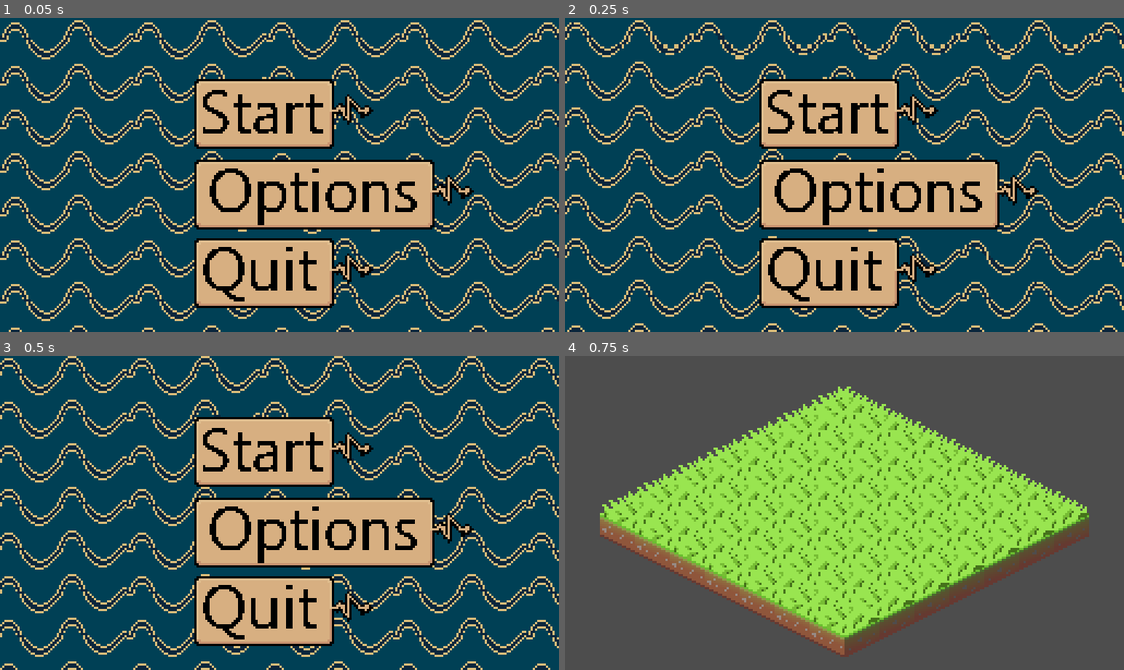
Above: before the commit, frames 1-4 (two rows, left to right).
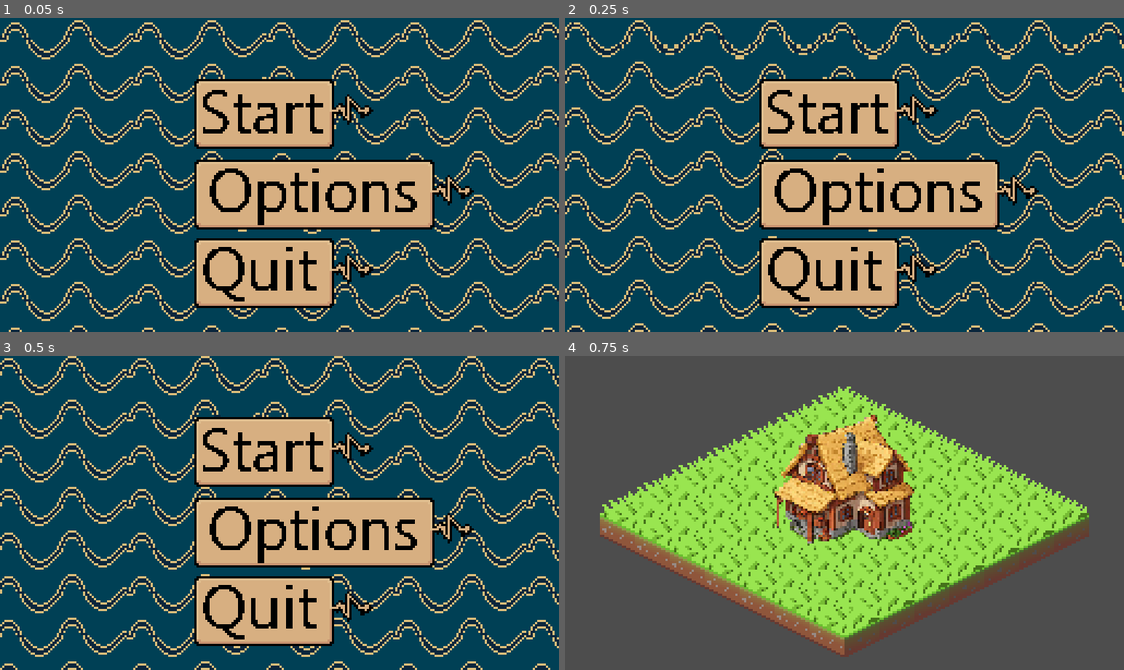
Above: after the commit, the same moments.

Repository: HeyBongga/NyQuest-The-Game
Game: Godot game, scene res://Scenes/main_menu.tscn
Same seed, same stepped clock (60 frames per second), same inputs: the game is played once before the commit and once after it.
Inputs (mouse positions are in pixels of both pictures, inside the frame that each line leads up to):
- Up to frame 1 (0.05 s): no input
- Up to frame 2 (0.25 s): no input
- Up to frame 3 (0.5 s): no input
- Up to frame 4 (0.75 s): click (855, 453) at 0.5 s

Frames 1-3 are identical in both runs. In frame 4, 7.2% of the frame differs, in the area x 37-63%, y 18-60%.

Commit message:
Grundstruktur2

Diff:
--- a/Scenes/game.tscn
+++ b/Scenes/game.tscn
@@ -1,8 +1,10 @@
-[gd_scene load_steps=4 format=4 uid="uid://dobxp8i6xj2no"]
+[gd_scene load_steps=7 format=4 uid="uid://dobxp8i6xj2no"]
 
 [ext_resource type="Texture2D" uid="uid://dv5nhueb8xflk" path="res://Sprites/Tile_01.png" id="1_ebmjs"]
+[ext_resource type="Script" uid="uid://dw6by5odekhoq" path="res://Scripts/game.gd" id="1_wrm1d"]
+[ext_resource type="Texture2D" uid="uid://doirb81p24u44" path="res://Sprites/Hut.png" id="2_qxrlw"]
 
-[sub_resource type="TileSetAtlasSource" id="TileSetAtlasSource_qxrlw"]
+[sub_resource type="TileSetAtlasSource" id="TileSetAtlasSource_3dryh"]
 texture = ExtResource("1_ebmjs")
 texture_region_size = Vector2i(32, 32)
 0:0/0 = 0
@@ -12,17 +14,36 @@
 0:1/0 = 0
 0:1/0/texture_origin = Vector2i(0, -2)
 
+[sub_resource type="TileSetAtlasSource" id="TileSetAtlasSource_wowpa"]
+texture = ExtResource("2_qxrlw")
+texture_region_size = Vector2i(128, 128)
+0:0/0 = 0
+0:0/0/texture_origin = Vector2i(0, 36)
+0:0/0/z_index = 1
+
 [sub_resource type="TileSet" id="TileSet_wrm1d"]
 tile_shape = 1
 tile_size = Vector2i(32, 16)
 physics_layer_0/collision_layer = 1
-sources/0 = SubResource("TileSetAtlasSource_qxrlw")
+sources/0 = SubResource("TileSetAtlasSource_3dryh")
+sources/2 = SubResource("TileSetAtlasSource_wowpa")
 
 [node name="Game" type="Node2D"]
+script = ExtResource("1_wrm1d")
 
-[node name="TileMapLayer" type="TileMapLayer" parent="."]
+[node name="TileMap" type="Node2D" parent="."]
+
+[node name="Groundlayer" type="TileMapLayer" parent="TileMap"]
 y_sort_enabled = true
 texture_filter = 1
 position = Vector2(128, 72)
 tile_map_data = PackedByteArray("AAD/////AAAAAAAAAAD///7/AAAAAAAAAAD///3/AAAAAAAAAAAAAP7/AAAAAAAAAAD+////AAAAAAAAAAD//w …(704 unchanged characters)…
 tile_set = SubResource("TileSet_wrm1d")
+
+[node name="Groundlayer2" type="TileMapLayer" parent="TileMap"]
+y_sort_enabled = true
+texture_filter = 1
+position = Vector2(128, 72)
+scale = Vector2(0.5, 0.5)
+tile_map_data = PackedByteArray("AAD/////AgAAAAAAAAA=")
+tile_set = SubResource("TileSet_wrm1d")
--- /dev/null
+++ b/Scenes/hud.tscn
@@ -0,0 +1,27 @@
+[gd_scene load_steps=3 format=3 uid="uid://2ngcpcue2qx0"]
+
+[ext_resource type="Texture2D" uid="uid://basjr4l5ctcv7" path="res://Sprites/HUD_Einstellungen.png" id="1_fccik"]
+[ext_resource type="Texture2D" uid="uid://bu4s14lju0joq" path="res://Sprites/HUD_Einstellungen_hover.png" id="2_bjfho"]
+
+[node name="HUD" type="Control"]
+layout_mode = 3
+anchors_preset = 15
+anchor_right = 1.0
+anchor_bottom = 1.0
+grow_horizontal = 2
+grow_vertical = 2
+
+[node name="TextureButton" type="TextureButton" parent="."]
+texture_filter = 1
+layout_mode = 0
+offset_left = 228.0
+offset_top = 4.0
+offset_right = 282.0
+offset_bottom = 67.0
+scale = Vector2(0.4, 0.4)
+texture_normal = ExtResource("1_fccik")
+texture_hover = ExtResource("2_bjfho")
+ignore_texture_size = true
+stretch_mode = 3
+
+[node name="Node2D" type="Node2D" parent="."]
--- /dev/null
+++ b/Scripts/game.gd
@@ -0,0 +1,11 @@
+extends Node2D
+
+
+# Called when the node enters the scene tree for the first time.
+func _ready() -> void:
+	pass # Replace with function body.
+
+
+# Called every frame. 'delta' is the elapsed time since the previous frame.
+func _process(delta: float) -> void:
+	pass
Not shown, added: Scripts/game.gd.uid
Binary file added: Sprites/HUD_Einstellungen.png
Not shown, added: Sprites/HUD_Einstellungen.png.import
Binary file added: Sprites/HUD_Einstellungen_hover.png
Not shown, added: Sprites/HUD_Einstellungen_hover.png.import
Binary file added: Sprites/Hut.png
Not shown, added: Sprites/Hut.png.import
